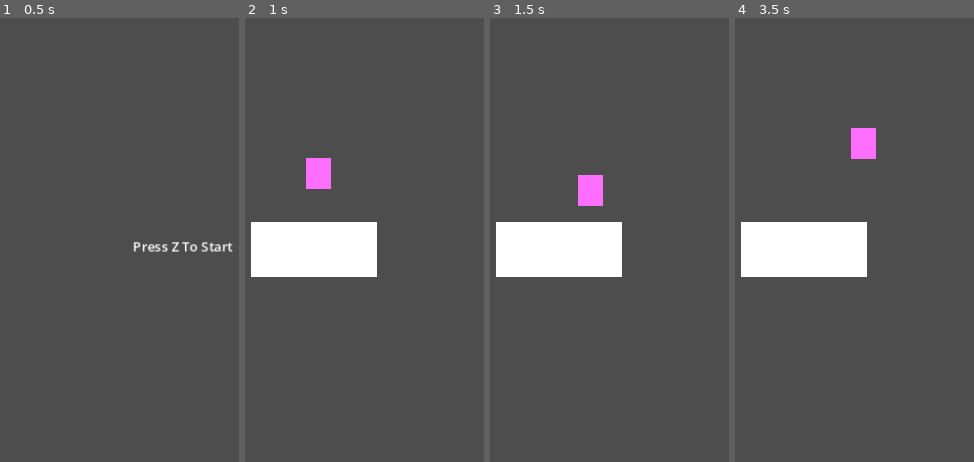
Above: before the commit, frames 1-4 (left to right).
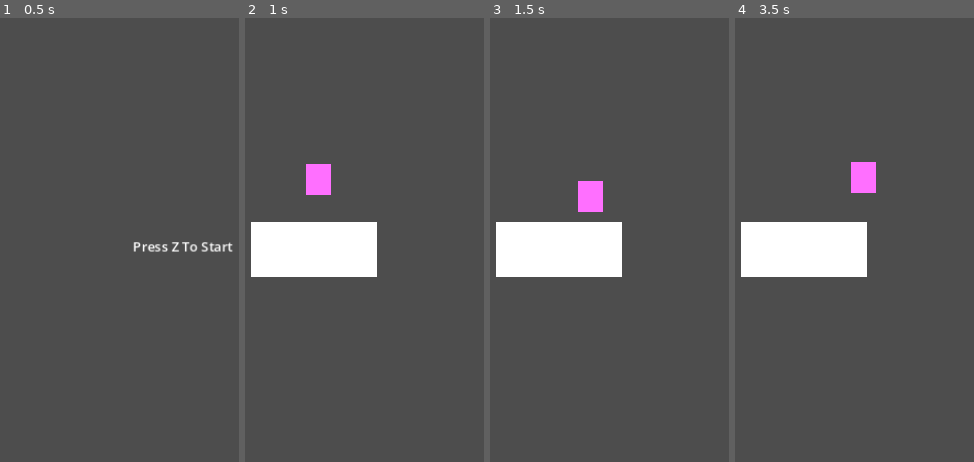
Above: after the commit, the same moments.

Repository: tkeene/LD55
Game: Godot game, scene res://00_boot/00_boot.tscn
Same seed, same stepped clock (60 frames per second), same inputs: the game is played once before the commit and once after it.
Inputs:
- Up to frame 1 (0.5 s): no input
- Up to frame 2 (1 s): tap Z (Action) at 0.5, 0.6 s; hold Right (Right) from 0.53 s (still down); tap Up (Up) at 0.77 s
- Up to frame 3 (1.5 s): keep holding Right (Right); tap Z (Action) at 1.35 s
- Up to frame 4 (3.5 s): tap Up (Up) at 1.52, 3.02 s; release Right (Right) at 2.03 s; hold Left (Left) 2.03-2.78 s; tap X (Toggle) at 2.1 s; tap Z (Action) at 2.3, 2.85 s; hold Right (Right) from 2.78 s (still down)

Frame 1 is identical in both runs. In frame 2, 0.3% of the frame differs, in the area x 25-36%, y 31-40%; in frame 3, 0.3%; in frame 4, 1.5%, in the area x 48-59%, y 24-40%.

Commit message:
Player Basic Controller
Player can move and jump

Diff:
--- a/LD55/pawns/player.gd
+++ b/LD55/pawns/player.gd
@@ -2,15 +2,18 @@
 
 const GROUND_MAX_SPEED : float = 4000.0
 const GROUND_ACCELERATION : float = 500.0
-const GRAVITY : float = 100.0
+const GRAVITY : float = 200.0
 const DEFAULT_JUMP_COOLDOWN : float = 0.25
-const JUMP_VELOCITY : float = 80.0
+const JUMP_VELOCITY : float = 120.0
+const GHOST_JUMP_DURATION = 0.30
 const DECELERATION : float = 0.1
 
 var remaining_jump_cooldown_seconds = 0.0
+var remaining_floor_time = 0.0
 
 # Called when the node enters the scene tree for the first time.
 func _ready():
+
 	pass # Replace with function body.
 
 func _process(delta):
@@ -20,6 +23,10 @@
 func _physics_process(delta):
 	if delta > 0.0:
 		remaining_jump_cooldown_seconds -= delta
+		if is_on_floor():
+			remaining_floor_time = GHOST_JUMP_DURATION
+		else:
+			remaining_floor_time -= delta
 		# Input
 		var horizontal_input : float = 0.0
 		var jump_pressed : bool = false
@@ -27,12 +34,9 @@
 			horizontal_input -= 1.0
 		if Input.is_action_pressed("Right"):
 			horizontal_input += 1.0
-		if Input.is_action_just_pressed("Action") and remaining_jump_cooldown_seconds <= 0.0:
+		if (Input.is_action_just_pressed("Action") and remaining_jump_cooldown_seconds <= 0.0
+			and remaining_floor_time >= 0.0):
 			jump_pressed = true
-		# Floor Check
-		# TODO physics check
-		# TODO coyote time
-		var is_on_floor = true
 		# Platforming Physics
 		var current_velocity : Vector2 = velocity
 		current_velocity.x = horizontal_input * GROUND_MAX_SPEED * delta
--- a/LD55/pawns/player.tscn
+++ b/LD55/pawns/player.tscn
@@ -5,6 +5,7 @@
 [sub_resource type="RectangleShape2D" id="RectangleShape2D_sc4ya"]
 
 [node name="Player" type="CharacterBody2D"]
+floor_constant_speed = true
 
 [node name="CollisionShape2D" type="CollisionShape2D" parent="."]
 shape = SubResource("RectangleShape2D_sc4ya")
